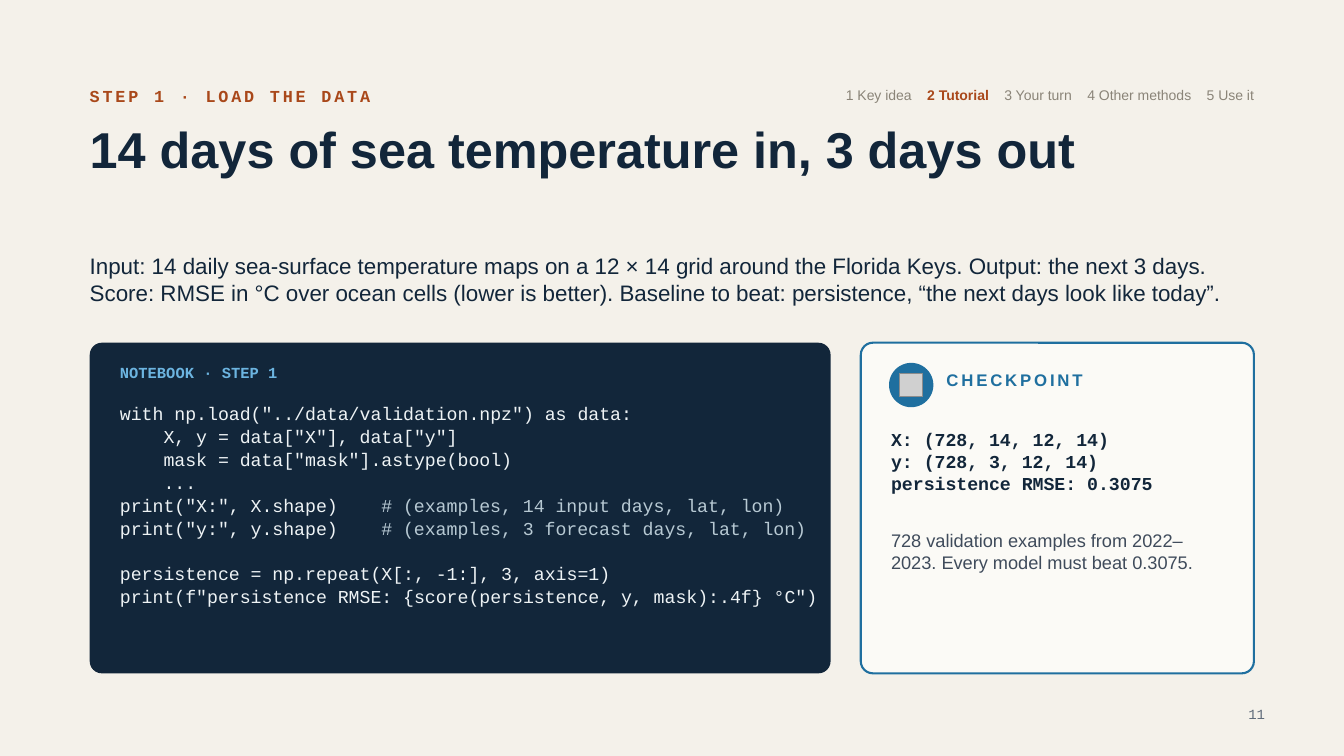
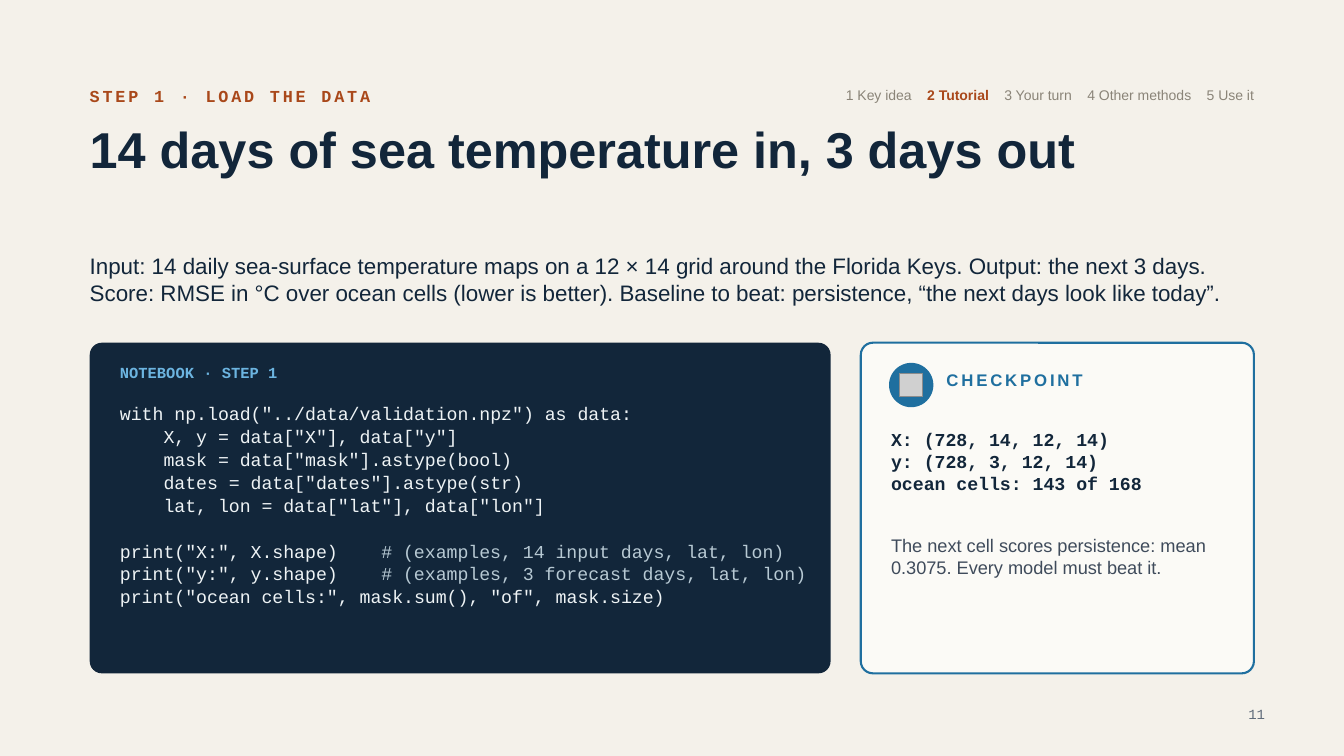
Before and after one commit to damianlapenavidal/ensemble-workshop, a slide deck: slide 11 of slides/ensemble-workshop.pptx. Drawn at 1344x756 pixels with LibreOffice and Linux fonts; fonts in the diff are those of the drawing; grey boxes stand for pictures. Boxes give left, top, right and bottom in pixels: in the first picture for what was removed or moved away, otherwise in the second. Text is boxed around its words. In the diff, an @@ line names an element or a change of style, - is before the commit and + after.

```diff
--- a/slides/ensemble-workshop.pptx
+++ b/slides/ensemble-workshop.pptx
@@ text at [164,476,545,516]: text changed @@
-...
+dates = data["dates"].astype(str)
+lat, lon = data["lat"], data["lon"]
@@ text at [891,477,1142,490]: text changed @@
-persistence RMSE: 0.3075
+ocean cells: 143 of 168
@@ text at [891,539,1205,578]: text changed @@
-728 validation examples from 2022–2023. Every model must beat 0.3075.
+The next cell scores persistence: mean 0.3075. Every model must beat it.
@@ text at [120,591,665,607]: text changed @@
-persistence = np.repeat(X[:, -1:], 3, axis=1)
-print(f"persistence RMSE: {score(persistence, y, mask):.4f} °C")
+print("ocean cells:", mask.sum(), "of", mask.size)
```
Also in this commit, not shown: 16 other slides changed, 1 slide removed, 3 other files.
